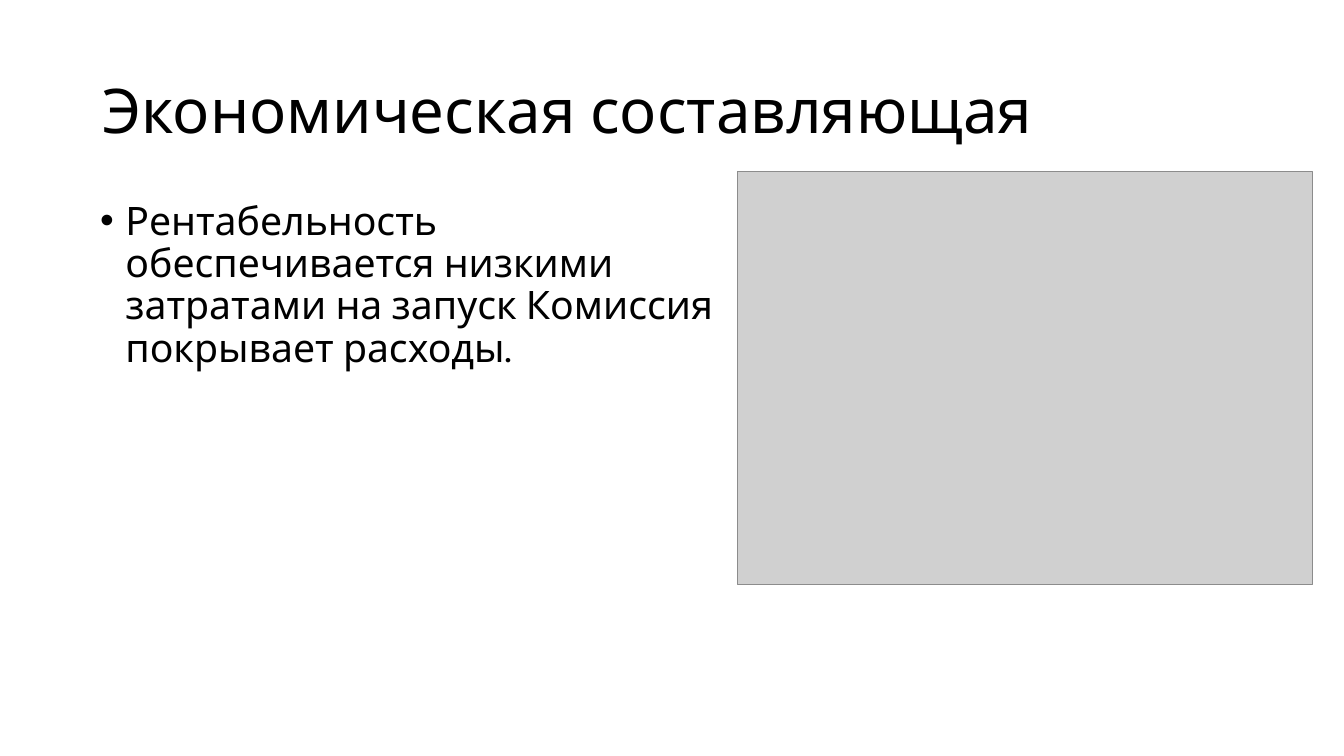
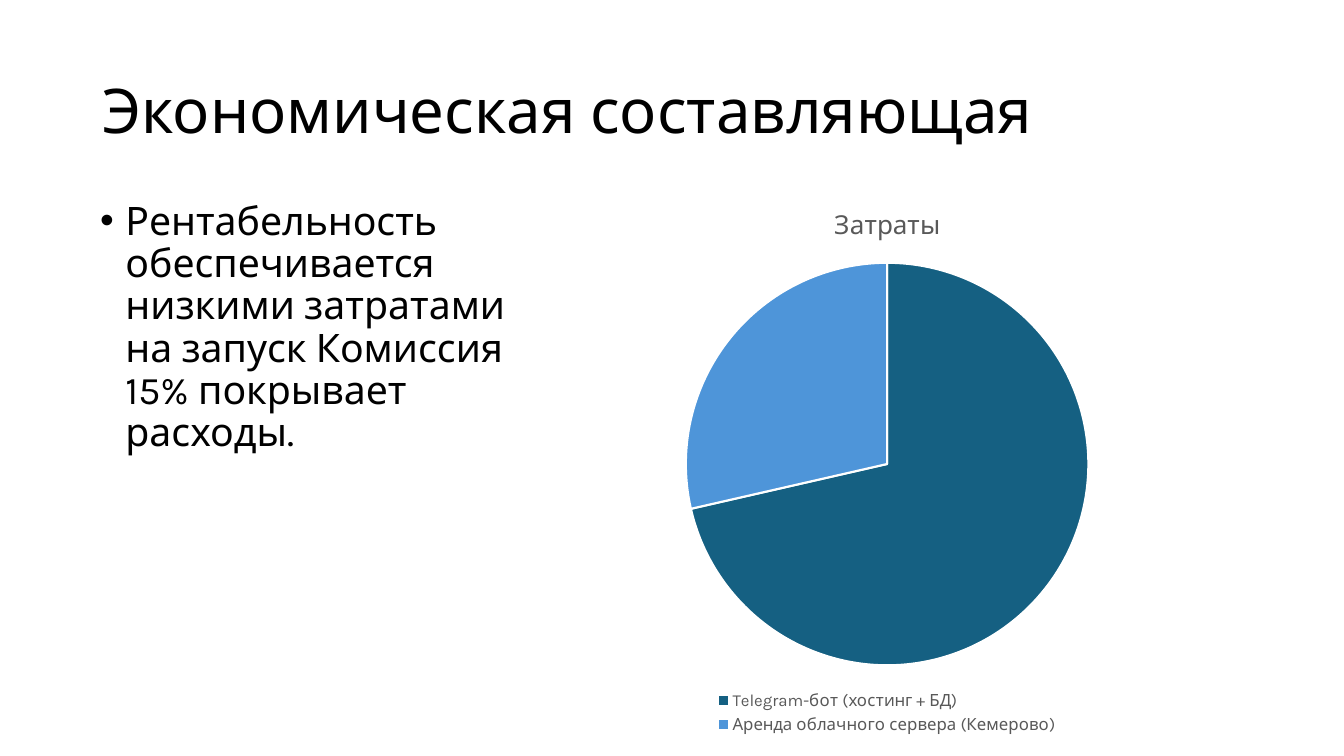
Before and after one commit to Seab-Unic/descripttrashout, a slide deck: slide 4 of TrashOut – Проект Константина Евстигнеева.pptx (slide 3 before the commit). Drawn at 1344x756 pixels with LibreOffice and Linux fonts; fonts in the diff are those of the drawing; grey boxes stand for pictures. Boxes give left, top, right and bottom in pixels: in the first picture for what was removed or moved away, otherwise in the second. Text is boxed around its words. In the diff, an @@ line names an element or a change of style, - is before the commit and + after.

```diff
--- a/TrashOut – Проект Константина Евстигнеева.pptx
+++ b/TrashOut – Проект Константина Евстигнеева.pptx
@@ picture removed at <box>738,171,1314,584</box> @@
@@ text at <box>125,205,505,456</box>: text changed @@
-• Рентабельность обеспечивается низкими затратами на запуск Комиссия покрывает расходы.
+• Рентабельность обеспечивается низкими затратами на запуск Комиссия 15% покрывает расходы.
@@ pie chart added at <box>535,187,1240,739</box> @@
+title "Затраты"
+categories: Telegram-бот (хостинг + БД), Аренда облачного сервера (Кемерово)
+Затраты: 71, 29
```
Also in this commit, not shown: 5 other slides changed, 1 slide added.
